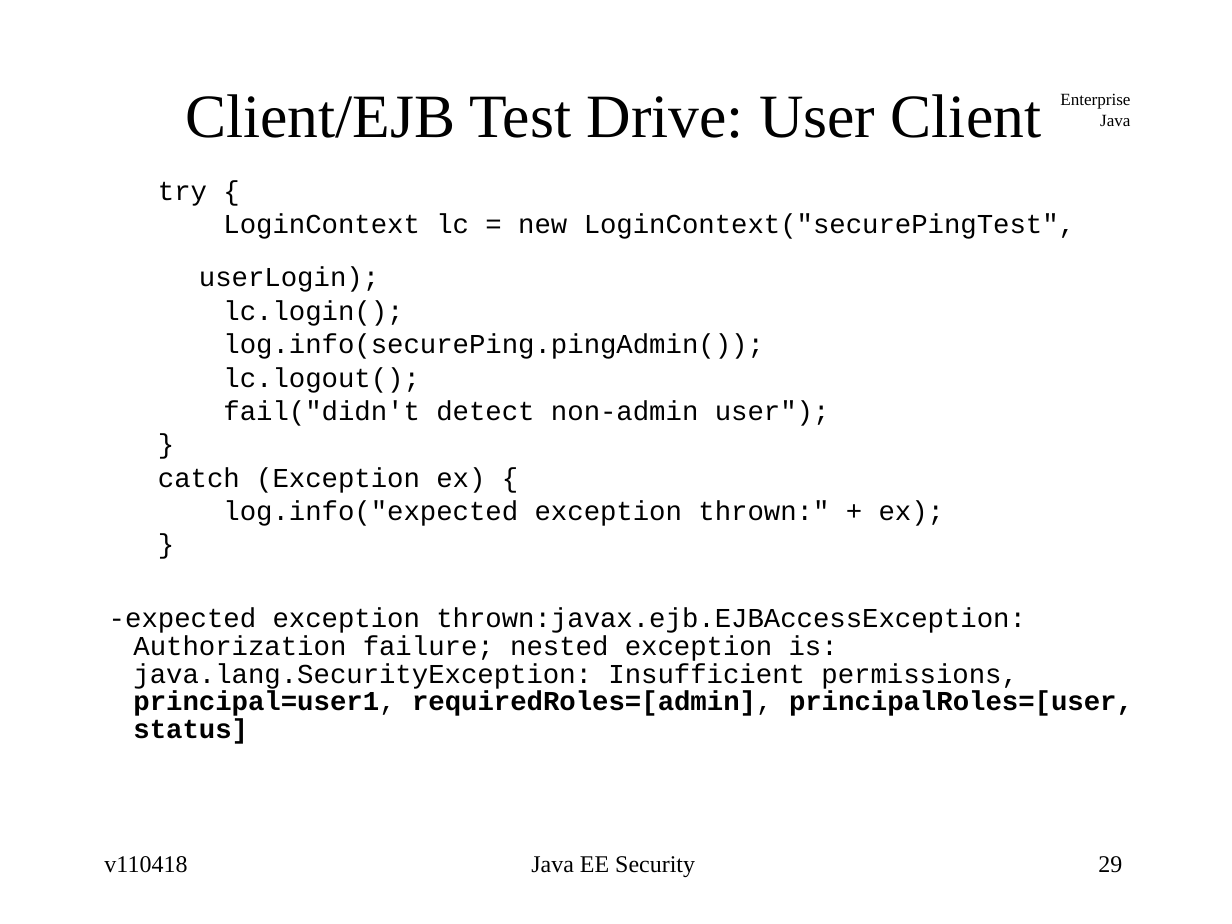
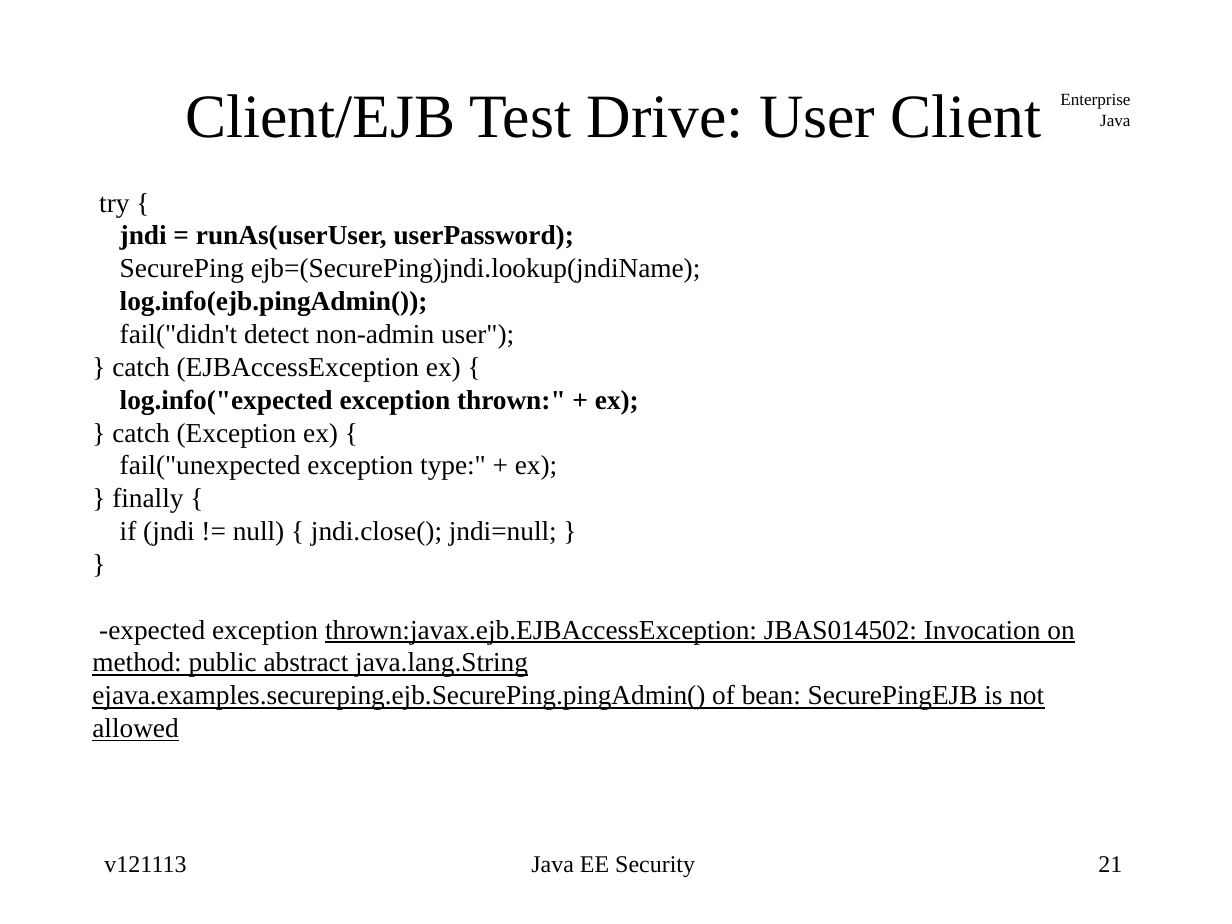
Before and after one commit to jcstaff/ejava-javaee, a slide deck: slide 21 of securePing/src/site/resources/lectures/javaeeSecurity.ppt (slide 29 before the commit). Drawn at 1232x924 pixels with LibreOffice and Linux fonts; fonts in the diff are those of the drawing. Boxes give left, top, right and bottom in pixels: in the first picture for what was removed or moved away, otherwise in the second. Text is boxed around its words. In the diff, an @@ line names an element or a change of style, - is before the commit and + after.

Commit message:
updated security PPT to jboss7

```diff
--- a/securePing/src/site/resources/lectures/javaeeSecurity.ppt
+++ b/securePing/src/site/resources/lectures/javaeeSecurity.ppt
@@ text at (x1=99, y1=196, x2=514, y2=348): font Courier New to Times New Roman in "try {", "fail("didn't detect non-admin user");", "}"; indent changed; line spacing 0.6 to 1; less space between paragraphs @@
@@ text at (x1=120, y1=225, x2=701, y2=315): text changed; font Courier New to Times New Roman; bold on @@
-LoginContext lc = new LoginContext("securePingTest",
-userLogin);
-lc.login();
-log.info(securePing.pingAdmin());
-lc.logout();
+jndi = runAs(userUser, userPassword);
+SecurePing ejb=(SecurePing)jndi.lookup(jndiName);
+log.info(ejb.pingAdmin());
@@ text at (x1=112, y1=357, x2=639, y2=545): paragraphs added @@
+} catch (EJBAccessException ex) {
+log.info("expected exception thrown:" + ex);
+} catch (Exception ex) {
+fail("unexpected exception type:" + ex);
+} finally {
+if (jndi != null) { jndi.close(); jndi=null; }
@@ text at (x1=92, y1=620, x2=1074, y2=741): text changed; font Courier New to Times New Roman @@
-catch (Exception ex) {
-log.info("expected exception thrown:" + ex);
-}
--expected exception thrown:javax.ejb.EJBAccessException: Authorization failure; nested exception is: java.lang.SecurityException: Insufficient permissions, principal=user1, requiredRoles=[admin], principalRoles=[user, status]
+-expected exception thrown:javax.ejb.EJBAccessException: JBAS014502: Invocation on method: public abstract java.lang.String ejava.examples.secureping.ejb.SecurePing.pingAdmin() of bean: SecurePingEJB is not allowed
@@ text at (x1=104, y1=856, x2=186, y2=873): text changed @@
-v110418
+v121113
@@ page number at (x1=1098, y1=856, x2=1122, y2=872): text changed @@
-29
+21
```
Also in this commit, not shown: 32 other slides changed, 6 slides added, 14 slides removed.
